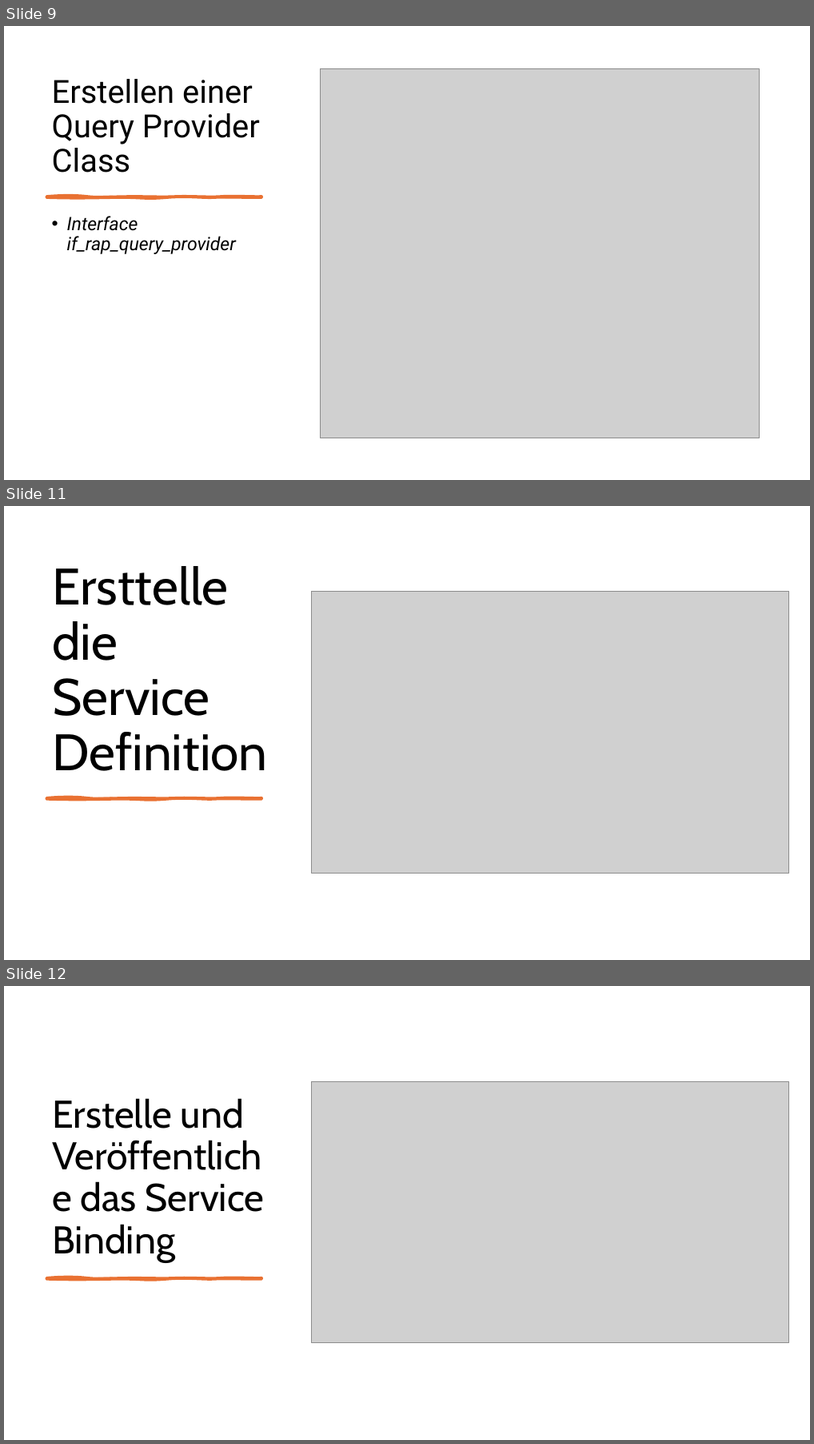
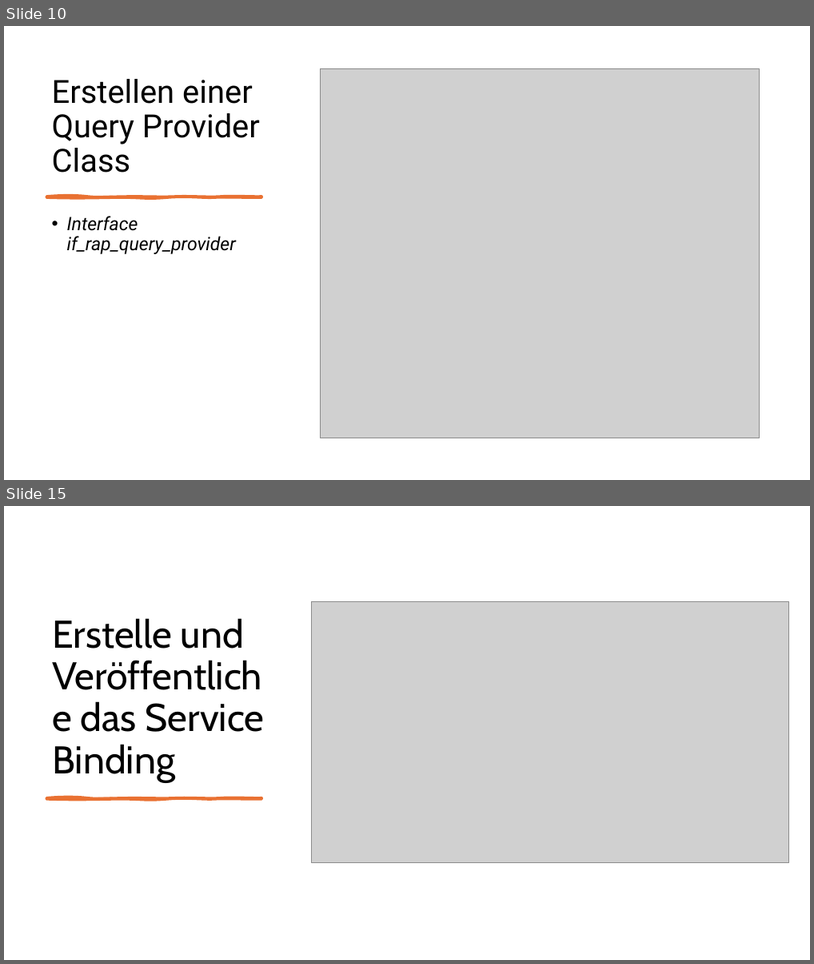
Before and after one commit to MatLange/Schulung, a slide deck: RAP Presentationen/Tag4.2 - UnmanagedQuery_DE.pptx. Shown one above the other, each under a label of ours: slides 9, 11 and 12 before the commit, slides 10 and 15 after it; the slides between them are not shown. The pictures are 814x1444 and 814x964 pixels, drawn with LibreOffice and Linux fonts; fonts in the diff are those of the drawing; grey boxes stand for pictures. Boxes give left, top, right and bottom in pixels: in the first picture for what was removed or moved away, otherwise in the second. Text is boxed around its words. In the diff, an @@ line names an element or a change of style, - is before the commit and + after.

```diff
--- a/RAP Presentationen/Tag4.2 - UnmanagedQuery_DE.pptx
+++ b/RAP Presentationen/Tag4.2 - UnmanagedQuery_DE.pptx
@@ slide 11 removed at (4,506,810,960), background #FFFFFF @@
@@ title removed at (52,566,267,771) @@
-Ersttelle die Service Definition
@@ picture removed at (312,592,790,873) @@
@@ freeform shape removed at (46,797,262,799) @@
@@ what was slide 9 is now slide 10 @@
@@ what was slide 12 is now slide 15 @@
```
Also in this commit, not shown: 8 slides changed, 4 slides added.
